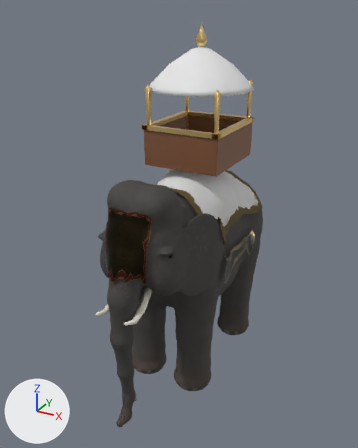
A saved change to the glTF model packages/client/public/assets/characters/elephant.glb.
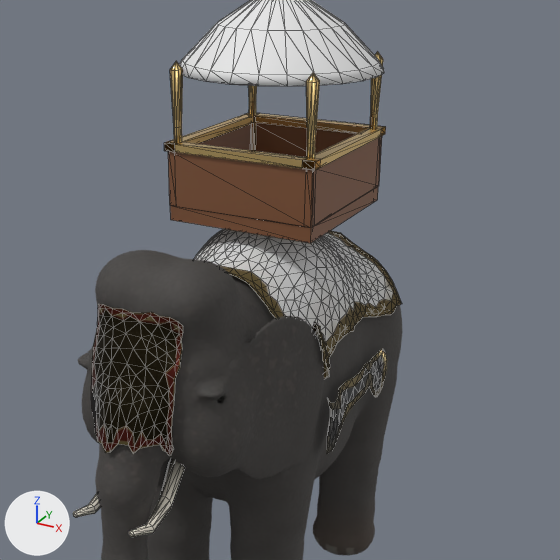
Each version is shown whole from a 50 mm lens placed at (2.83, -5.61, 4.77), pointed at (-0.04, -0.4, 2.17), then close up on the part from 16% to 96% of the width and 12% to 75% of the height. The axes (+X, +Y, +Z) are drawn at lower left. The lights are the same throughout. The older version's two pictures come first. The close-ups show mesh edges as thin lines. Vertices at exactly the same position are counted once.

Objects in the first close-up: 'bakhtar', 'elephant_body', 'howdah', 'jhool', 'mukhapatta', 'tusks'.
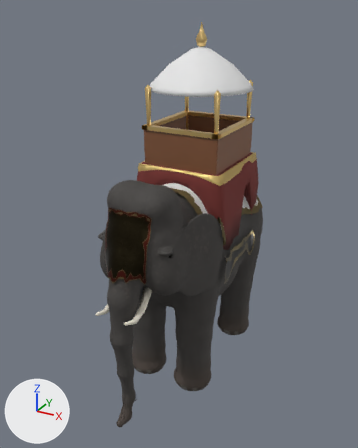
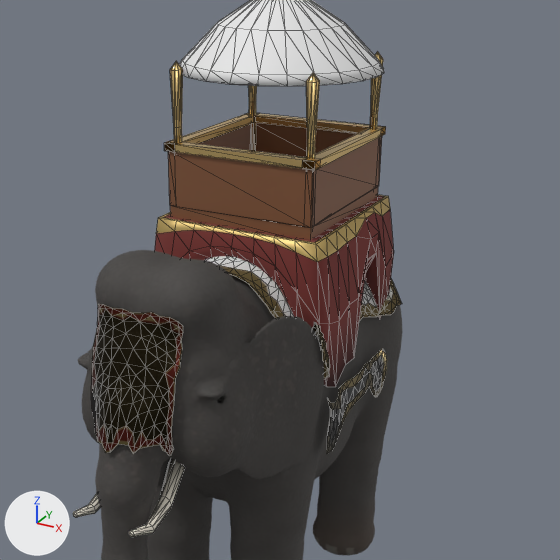
The change, as a diff of the scene's bpy script:
```diff
--- a/packages/client/public/assets/characters/elephant.glb.py
+++ b/packages/client/public/assets/characters/elephant.glb.py
@@ mat_gaddi_pipe @@
+mat_gaddi_pipe = principled_material('gaddi_pipe')
+mat_gaddi_pipe.base_color = (0.62, 0.45, 0.16)  # yellow #ceb36f
+mat_gaddi_pipe.metallic = 0.6
@@ mat_gaddi @@
+mat_gaddi = principled_material('gaddi')
+mat_gaddi.base_color = (0.2, 0.035, 0.03)  # dark red #7c3530
+mat_gaddi.roughness = 0.9
@@ me_cube @@
 # used by ob_howdah; location = (0.0, 0.0, 0.0)
-me_cube.from_pydata(...)  # 351 vertices, 658 faces; spans x -0.66..0.66, y -0.56..0.76, z 2.91..4.61
+me_cube.from_pydata(...)  # 609 vertices, 1170 faces; spans x -0.66..0.66, y -0.56..0.76, z 1.86..4.61
+# me_cube part 1: a new loose piece of 258 vertices spanning x -0.61..0.61, y -0.54..0.74, z 1.86..2.93
 me_cube.materials.append(mat_howdah_wood)
@@ me_cube @@
 me_cube.materials.append(mat_w_team)
+me_cube.materials.append(mat_gaddi)  # dark red #7c3530
+me_cube.materials.append(mat_gaddi_pipe)  # yellow #ceb36f
```

What differs and where, as boxes (x1, y1, x2, y2) in the close-ups (560 x 560 px):
'howdah', reshaped: before (164, 0, 386, 243); after (155, 0, 394, 387)
part 1 of me_cube, added: after (155, 195, 394, 387)
'jhool', unchanged, covered by the edit: before (194, 229, 402, 379); after (205, 256, 402, 379)
